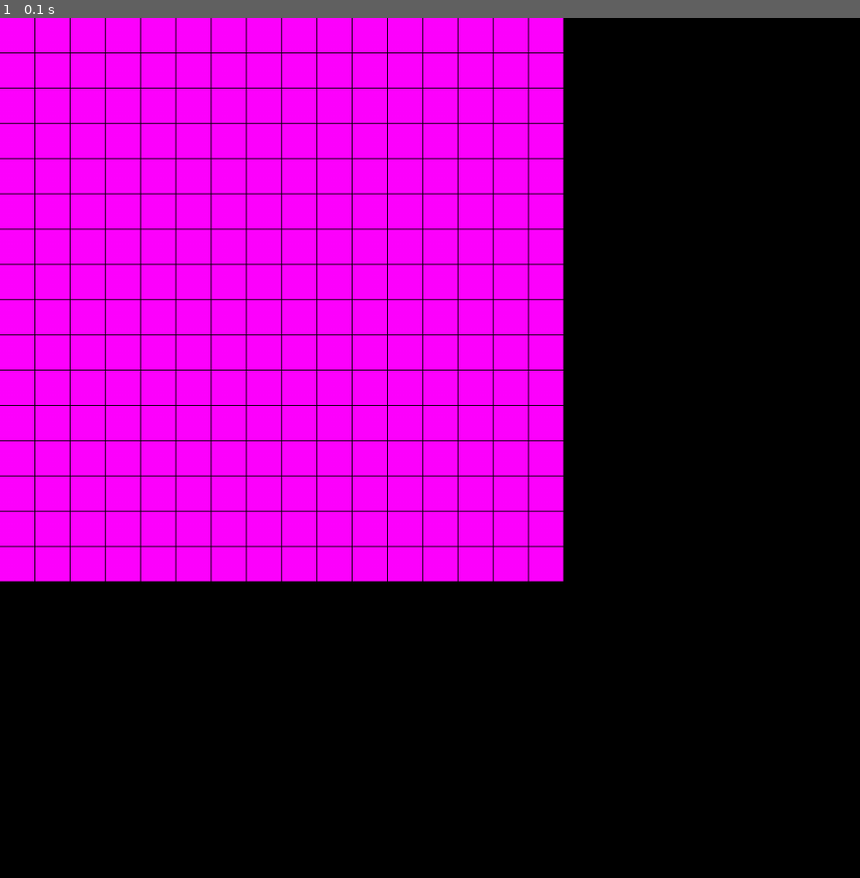
Above: before the commit, frame 1.
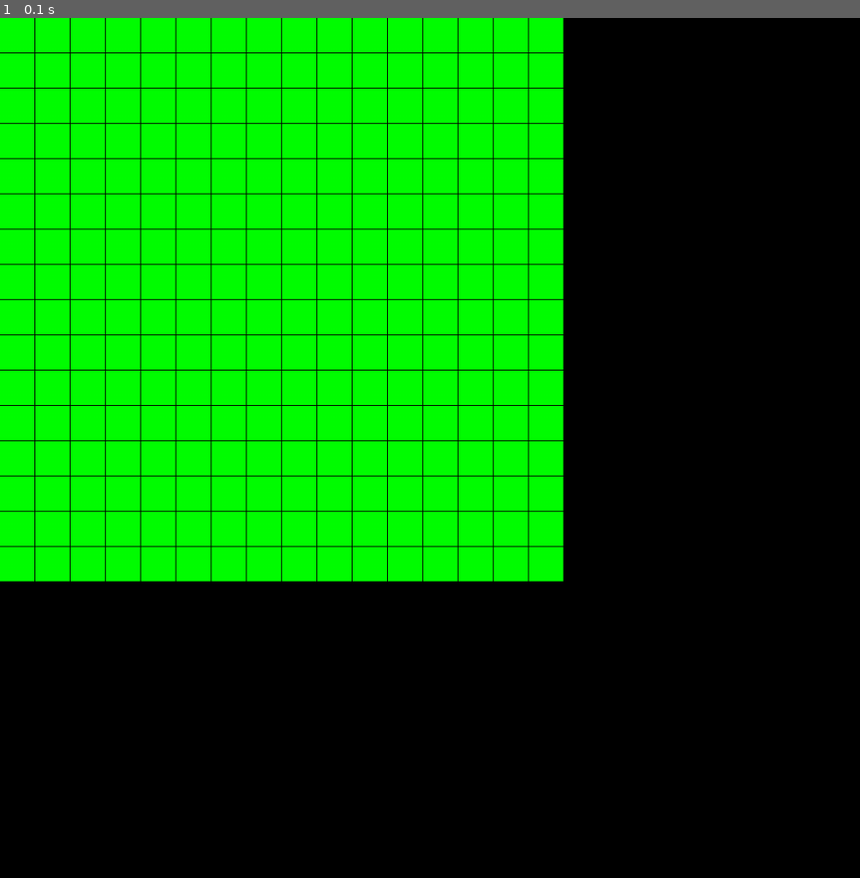
Above: after the commit, the same moment.

Repository: tjacek/planning
Game: pygame game, started from pygame/grid.py
The game is run twice, just before and just after one commit, with the same random seed, the same clock (stepped at 60 frames per second) and the same inputs.
Inputs:
- Up to frame 1 (0.1 s): no input

The runs differ from the first frame. In frame 1, 43% of the frame differs, in the area x 0-66%, y 0-66%.

Commit message:
cell class

Diff:
--- a/pygame/grid.py
+++ b/pygame/grid.py
@@ -6,18 +6,34 @@
         self.x=x
         self.y=y
         self.step=step
-        self.cells=self.make_cells()
-
-    def make_cells(self):
-        return [[ pg.Rect((i*self.step)+i,(j*self.step)+j,
-                        self.step,self.step)
-                    for i in range(self.x)]
-                        for j in range(self.y)]
+        self.cells=empty_cells(x,y,step)
 
     def show(self,window,color=(255,0,255)):
-        for rect_i in self.cells:
-            for rect_j in rect_i:
-                pg.draw.rect(window, color, rect_j)
+        for cell_i in self.cells:
+            for cell_j in cell_i:
+                cell_j.show(window)
+#                pg.draw.rect(window, color, rect_j)
+
+class Cell(object):
+    def __init__(self,rect,active=False):
+        self.rect=rect
+        self.active=active
+
+    def get_color(self):
+        return (255,0,0) if(self.active) else (0,255,0)
+
+    def show(self,window):
+        color=self.get_color()
+        pg.draw.rect(window, color, self.rect)
+
+def empty_cells(x,y,step):
+    return [[ make_cell((i*step)+i,(j*step)+j,step)
+                for i in range(x)]
+                    for j in range(y)]
+
+def make_cell(x,y,step,active=False):
+    rect=pg.Rect(x,y,step,step)
+    return Cell(rect,active=active)
 
 pg.init()
 window = pg.display.set_mode((1000, 1000))
